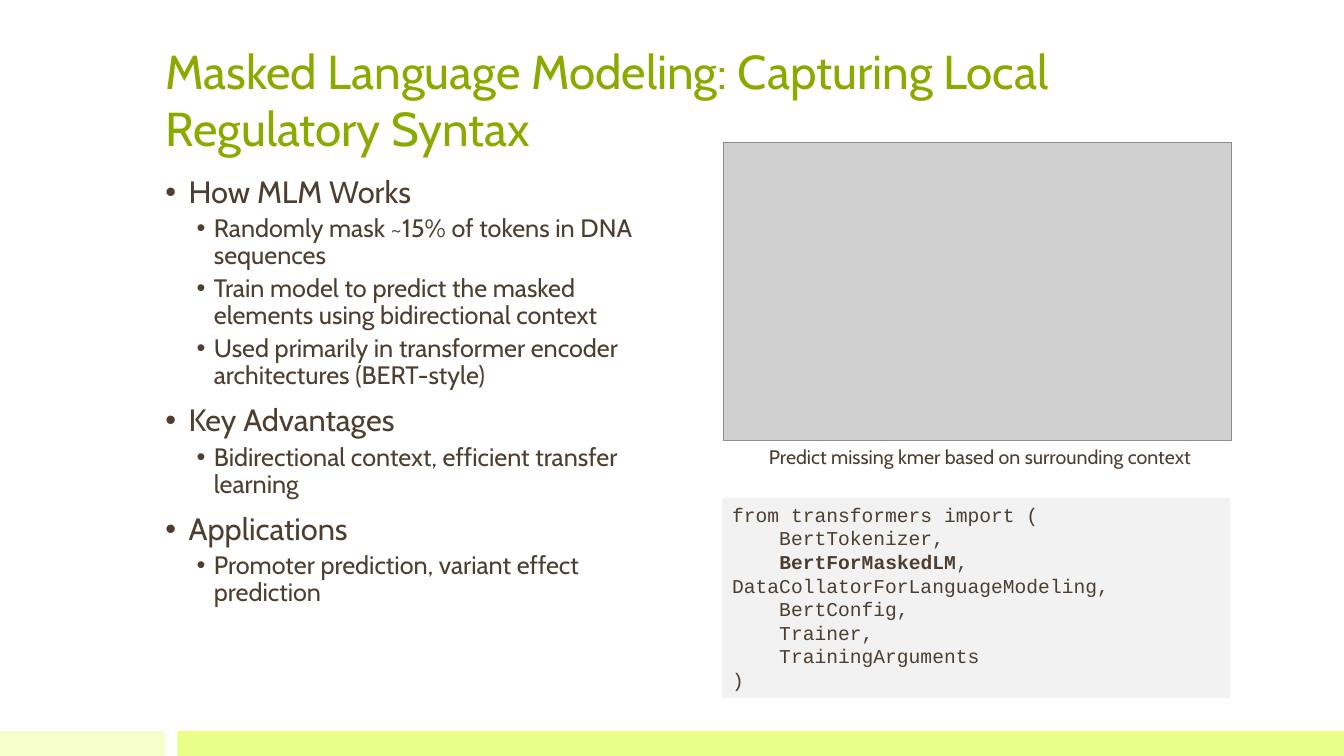
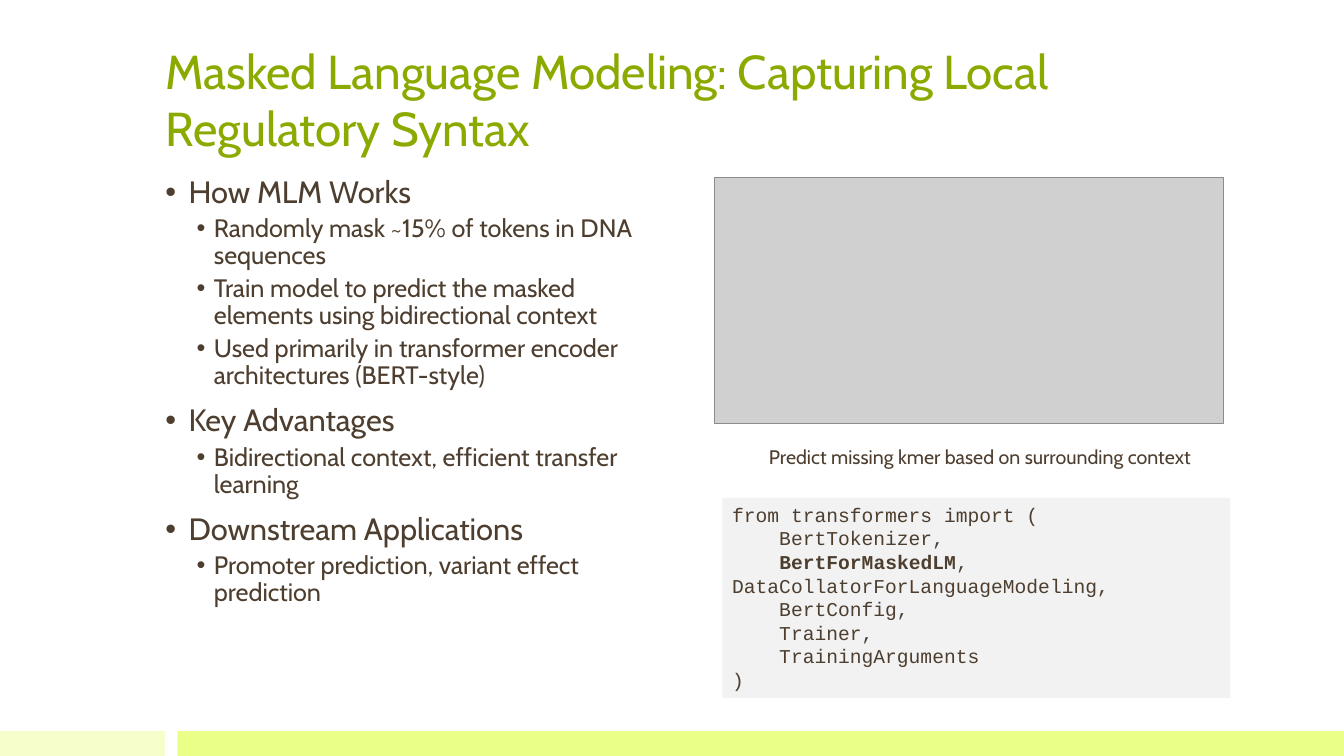
Before and after one commit to bioinfo-kaust/gfm-workshop, a slide deck: slide 12 of lecture_slides/1.day1_before_lunch/lecture_1b_gfm_anatomy.pptx (slide 9 before the commit). Drawn at 1344x756 pixels with LibreOffice and Linux fonts; fonts in the diff are those of the drawing; grey boxes stand for pictures. Boxes give left, top, right and bottom in pixels: in the first picture for what was removed or moved away, otherwise in the second. Text is boxed around its words. In the diff, an @@ line names an element or a change of style, - is before the commit and + after.

Commit message:
Add embedding layer section to encoding notebook and update lecture slides
- Add Part 2.5: Embedding Layer section bridging tokenization and models
- Include practical demo of nn.Embedding with shape transformation
- Show how to inspect real model's embedding layer (DNABERT-2)
- Update summary with complete pipeline diagram
- Update lecture slides for Day 1

```diff
--- a/lecture_slides/1.day1_before_lunch/lecture_1b_gfm_anatomy.pptx
+++ b/lecture_slides/1.day1_before_lunch/lecture_1b_gfm_anatomy.pptx
@@ picture: place and size @@
-picture at [724,142,1232,441]
+picture at [715,177,1223,424]
@@ text at [189,517,523,547]: text changed @@
-• Applications
+• Downstream Applications
```
Also in this commit, not shown: 7 other slides changed, 3 slides added, 3 other files.
